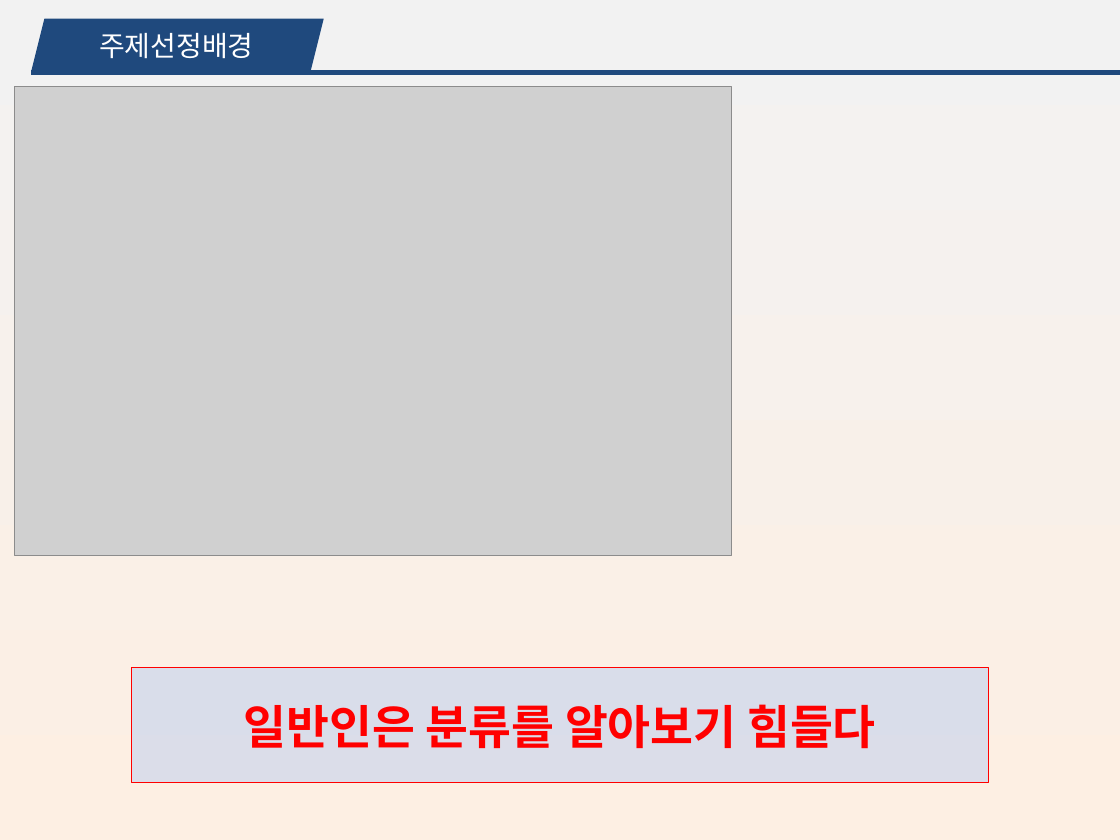
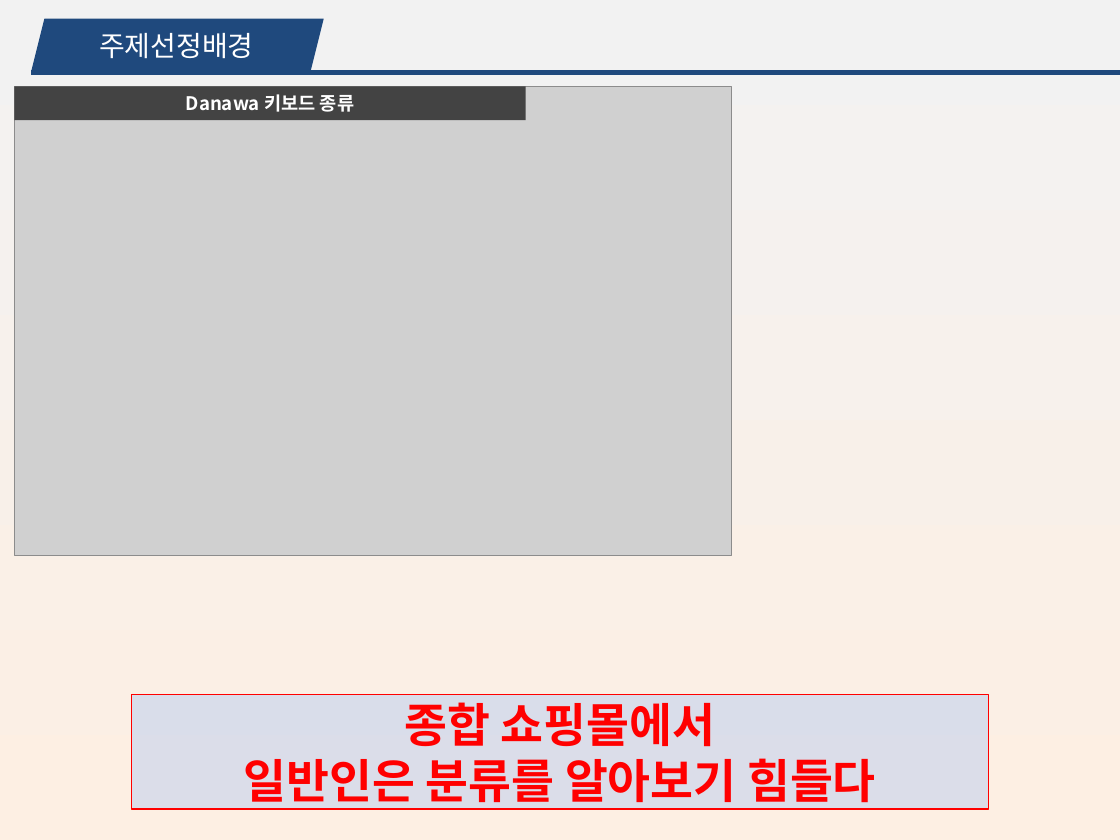
Before and after one commit to minhyeok2487/Project_KeyboardMarket, a slide deck: slide 5 of 키보드 쇼핑몰_MTS.pptx. Drawn at 1120x840 pixels with LibreOffice and Linux fonts; fonts in the diff are those of the drawing; grey boxes stand for pictures. Boxes give left, top, right and bottom in pixels: in the first picture for what was removed or moved away, otherwise in the second. Text is boxed around its words. In the diff, an @@ line names an element or a change of style, - is before the commit and + after.

```diff
--- a/키보드 쇼핑몰_MTS.pptx
+++ b/키보드 쇼핑몰_MTS.pptx
@@ rectangle added at [15,86,525,120], fill #434343, 12 pt, text #FFFFFF, bold @@
+Danawa 키보드 종류
@@ rectangle "종합 쇼핑몰에서": place and size @@
-rectangle "종합 쇼핑몰에서" at [131,668,989,783]
+rectangle "종합 쇼핑몰에서" at [131,694,989,810]
@@ text in rectangle at [404,694,716,747]: paragraph added @@
+종합 쇼핑몰에서
```
Also in this commit, not shown: 10 other slides changed, 4 slides added, 2 slides removed, 12 other files.
